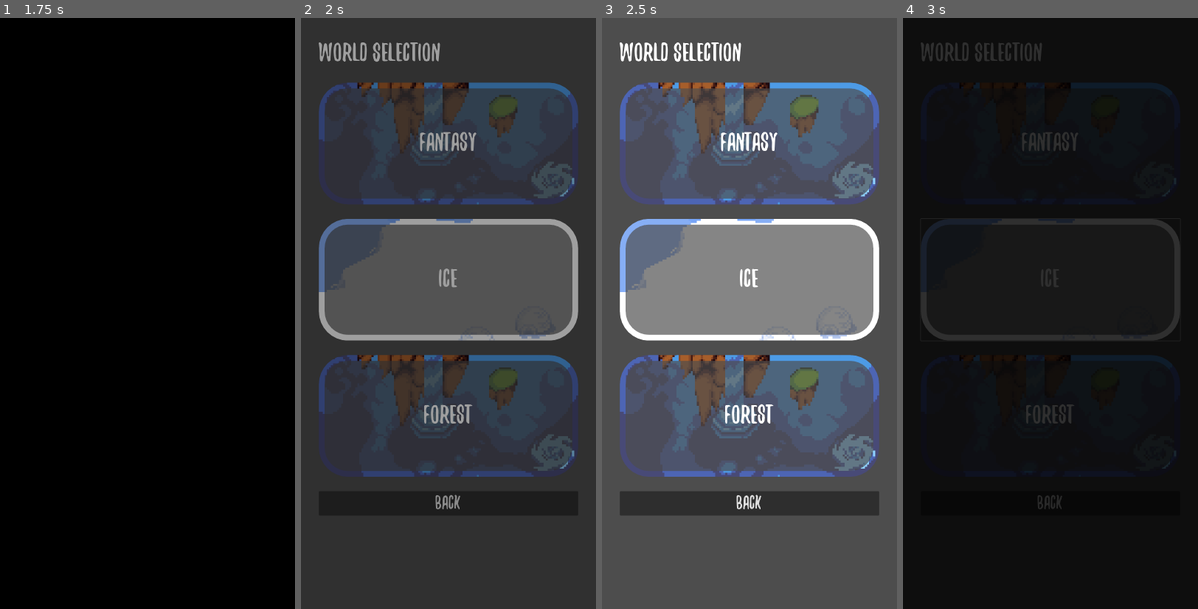
Above: before the commit, frames 1-4 (left to right).
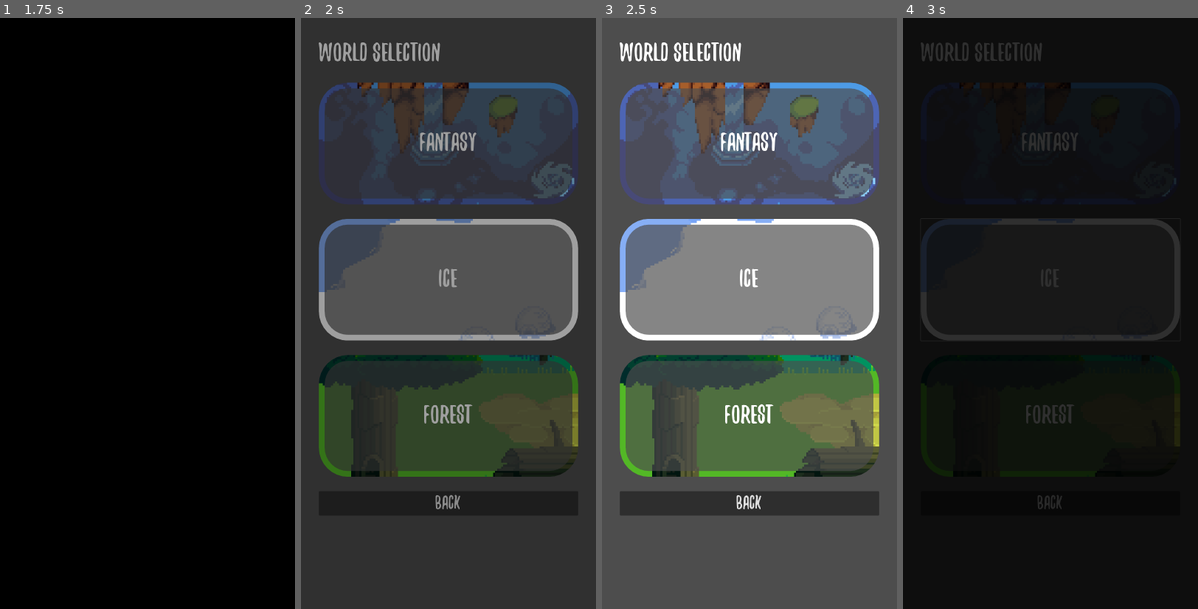
Above: after the commit, the same moments.

Repository: FrostedPhoneixStudio/Happy-Ball
Game: Godot game, scene res://Scenes/Main/Main.tscn
Two runs of this game, one before a commit and one after it. Both use one fixed random seed, a clock stepped at 60 frames per second and the inputs below.
Inputs:
- Up to frame 1 (1.75 s): click "Start" at 0.5 s; click "Start" at 1.25 s
- Up to frame 2 (2 s): no input
- Up to frame 3 (2.5 s): click "Fantasy" at 2 s
- Up to frame 4 (3 s): click "Ice" at 2.75 s

Frame 1 is identical in both runs. In frame 2, 11% of the frame differs, in the area x 6-94%, y 57-78%; in frame 3, 17%; in frame 4, 1.0%.

Commit message:
started adding forest level

Diff:
--- /dev/null
+++ b/Scenes/Balls/GreenBall/GreenBall.tscn
@@ -0,0 +1,25 @@
+[gd_scene load_steps=4 format=3 uid="uid://cge0bk68t5lyx"]
+
+[ext_resource type="Script" path="res://Scenes/Balls/RedBall/RedBall.gd" id="1_rwx6x"]
+[ext_resource type="Texture2D" uid="uid://c2o02sa6yxm4h" path="res://Images/World_3/Green Ball Transparent.png" id="2_yhpsu"]
+
+[sub_resource type="CircleShape2D" id="CircleShape2D_i15jf"]
+radius = 59.0
+
+[node name="Player" type="CharacterBody2D"]
+script = ExtResource("1_rwx6x")
+
+[node name="Sprite2D" type="Sprite2D" parent="."]
+position = Vector2(0, -63)
+scale = Vector2(2, 2)
+texture = ExtResource("2_yhpsu")
+hframes = 5
+
+[node name="CollisionShape2D" type="CollisionShape2D" parent="."]
+position = Vector2(0, -63)
+shape = SubResource("CircleShape2D_i15jf")
+
+[node name="VisibleOnScreenNotifier2D" type="VisibleOnScreenNotifier2D" parent="."]
+position = Vector2(1, -130)
+
+[connection signal="screen_exited" from="VisibleOnScreenNotifier2D" to="." method="_on_visible_on_screen_notifier_2d_screen_exited"]
--- /dev/null
+++ b/Scenes/Level/Level_Forest/Level_Forest.tscn
@@ -0,0 +1,43 @@
+[gd_scene load_steps=7 format=3 uid="uid://pin2u5syt68h"]
+
+[ext_resource type="Script" path="res://Scenes/Level/Level_1/Level.gd" id="1_bjq1f"]
+[ext_resource type="PackedScene" uid="uid://cge0bk68t5lyx" path="res://Scenes/Balls/GreenBall/GreenBall.tscn" id="2_1rbsd"]
+[ext_resource type="PackedScene" uid="uid://c6inox8k1uonk" path="res://Scenes/Level/Background/Background.tscn" id="2_kb4uc"]
+[ext_resource type="Texture2D" uid="uid://dj3uvdjm01hx" path="res://Images/World_3/bg-forest.png" id="3_qbl5k"]
+[ext_resource type="Script" path="res://Scenes/Level/Level_1/Camera2D.gd" id="5_p7i2j"]
+[ext_resource type="PackedScene" uid="uid://e7ebdnq76ohl" path="res://Scenes/UI/UI.tscn" id="6_bj4pc"]
+
+[node name="LevelForest" type="Node2D"]
+script = ExtResource("1_bjq1f")
+leaderboard_index = 2
+platform_weights = {
+"res://Scenes/Platforms/BouncyPlatform/BouncyPlatform.tscn": 2,
+"res://Scenes/Platforms/NormalPlatform/NormalPlatform.tscn": 10,
+"res://Scenes/Platforms/SpikyPlatform/SpikyPlatform.tscn": 1
+}
+
+[node name="Background" parent="." instance=ExtResource("2_kb4uc")]
+texture = ExtResource("3_qbl5k")
+
+[node name="Camera2D" type="Camera2D" parent="." node_paths=PackedStringArray("target")]
+script = ExtResource("5_p7i2j")
+target = NodePath("../Player")
+
+[node name="Platforms" type="Node2D" parent="."]
+
+[node name="Player" parent="." instance=ExtResource("2_1rbsd")]
+position = Vector2(512, 0)
+
+[node name="UI" parent="." instance=ExtResource("6_bj4pc")]
+
+[node name="GameTimer" type="Timer" parent="."]
+wait_time = 60.0
+one_shot = true
+autostart = true
+
+[node name="ClockSpawnTimer" type="Timer" parent="."]
+wait_time = 20.0
+autostart = true
+
+[connection signal="timeout" from="GameTimer" to="." method="_on_game_timer_timeout"]
+[connection signal="timeout" from="ClockSpawnTimer" to="." method="_on_clock_spawn_timer_timeout"]
--- a/Scenes/Menus/WorldSelectMenu/WorldSelectMenu.tscn
+++ b/Scenes/Menus/WorldSelectMenu/WorldSelectMenu.tscn
@@ -1,10 +1,11 @@
-[gd_scene load_steps=6 format=3 uid="uid://ucprdptrya8l"]
+[gd_scene load_steps=7 format=3 uid="uid://ucprdptrya8l"]
 
 [ext_resource type="Script" path="res://Scenes/Menus/WorldSelectMenu/WorldSelectMenu.gd" id="1_whwk6"]
 [ext_resource type="Theme" uid="uid://c3gbnda0qarvm" path="res://Theme.tres" id="2_p80yi"]
 [ext_resource type="PackedScene" uid="uid://b464uo2kmgrf8" path="res://Scenes/Menus/WorldSelectMenu/WorldSelectButton.tscn" id="3_pp6fl"]
 [ext_resource type="Texture2D" uid="uid://cs341e7qdoswk" path="res://Images/World_1/BGFantasy.png" id="4_swhjq"]
 [ext_resource type="Texture2D" uid="uid://b8137rj5iq6sj" path="res://Images/World_2/BG.png" id="5_ftkoj"]
+[ext_resource type="Texture2D" uid="uid://dj3uvdjm01hx" path="res://Images/World_3/bg-forest.png" id="6_bbsqj"]
 
 [node name="WorldSelectMenu" type="CanvasLayer"]
 script = ExtResource("1_whwk6")
@@ -46,8 +47,8 @@
 [node name="ForestButton" parent="CenterContainer/VBoxContainer2/VBoxContainer" instance=ExtResource("3_pp6fl")]
 layout_mode = 2
 text = "Forest"
-level_path = "res://Scenes/Level/Level_1/Level_1.tscn"
-background_texture = ExtResource("4_swhjq")
+level_path = "res://Scenes/Level/Level_Forest/Level_Forest.tscn"
+background_texture = ExtResource("6_bbsqj")
 
 [node name="Button" type="Button" parent="CenterContainer/VBoxContainer2/VBoxContainer"]
 layout_mode = 2
--- /dev/null
+++ b/Scenes/Platforms/MonkeyPlatform/MonkeyPlatform.tscn
@@ -0,0 +1,3 @@
+[gd_scene format=3 uid="uid://bdyowu4yvunie"]
+
+[node name="MonkeyPlatform" type="Node2D"]
--- a/Scenes/UI/DeathScreen/DeathScreen.tscn
+++ b/Scenes/UI/DeathScreen/DeathScreen.tscn
@@ -9,34 +9,6 @@
 corner_radius_top_right = 50
 corner_radius_bottom_right = 50
 corner_radius_bottom_left = 50
-
-[sub_resource type="Animation" id="Animation_pgkcm"]
-resource_name = "open"
-length = 0.8
-tracks/0/type = "value"
-tracks/0/imported = false
-tracks/0/enabled = true
-tracks/0/path = NodePath(".:position")
-tracks/0/interp = 1
-tracks/0/loop_wrap = true
-tracks/0/keys = {
-"times": PackedFloat32Array(0, 0.8),
-"transitions": PackedFloat32Array(0.129408, 1),
-"update": 0,
-"values": [Vector2(-1500, 0), Vector2(0, 0)]
-}
-tracks/1/type = "value"
-tracks/1/imported = false
-tracks/1/enabled = true
-tracks/1/path = NodePath(".:visible")
-tracks/1/interp = 1
-tracks/1/loop_wrap = true
-tracks/1/keys = {
-"times": PackedFloat32Array(0),
-"transitions": PackedFloat32Array(1),
-"update": 1,
-"values": [true]
-}
 
 [sub_resource type="Animation" id="Animation_vd0cw"]
 length = 0.001
@@ -93,6 +65,34 @@
 "values": [false]
 }
 
+[sub_resource type="Animation" id="Animation_pgkcm"]
+resource_name = "open"
+length = 0.8
+tracks/0/type = "value"
+tracks/0/imported = false
+tracks/0/enabled = true
+tracks/0/path = NodePath(".:position")
+tracks/0/interp = 1
+tracks/0/loop_wrap = true
+tracks/0/keys = {
+"times": PackedFloat32Array(0, 0.8),
+"transitions": PackedFloat32Array(0.129408, 1),
+"update": 0,
+"values": [Vector2(-1500, 0), Vector2(0, 0)]
+}
+tracks/1/type = "value"
+tracks/1/imported = false
+tracks/1/enabled = true
+tracks/1/path = NodePath(".:visible")
+tracks/1/interp = 1
+tracks/1/loop_wrap = true
+tracks/1/keys = {
+"times": PackedFloat32Array(0),
+"transitions": PackedFloat32Array(1),
+"update": 1,
+"values": [true]
+}
+
 [sub_resource type="AnimationLibrary" id="AnimationLibrary_3dulo"]
 _data = {
 "RESET": SubResource("Animation_vd0cw"),
@@ -105,8 +105,8 @@
 anchors_preset = 15
 anchor_right = 1.0
 anchor_bottom = 1.0
-offset_right = 2048.0
-offset_bottom = 4096.0
+offset_right = 3072.0
+offset_bottom = 6144.0
 grow_horizontal = 2
 grow_vertical = 2
 script = ExtResource("1_b0w0a")
--- a/Scenes/UI/PauseScreen/PauseScreen.tscn
+++ b/Scenes/UI/PauseScreen/PauseScreen.tscn
@@ -105,8 +105,8 @@
 anchors_preset = 15
 anchor_right = 1.0
 anchor_bottom = 1.0
-offset_right = 2048.0
-offset_bottom = 4096.0
+offset_right = 3072.0
+offset_bottom = 6144.0
 grow_horizontal = 2
 grow_vertical = 2
 script = ExtResource("1_24wsa")
--- a/Scenes/UI/UI.tscn
+++ b/Scenes/UI/UI.tscn
@@ -15,8 +15,8 @@
 
 [node name="PauseScreen" parent="." instance=ExtResource("2_wtk16")]
 process_mode = 3
-offset_right = 3072.0
-offset_bottom = 6144.0
+offset_right = 4096.0
+offset_bottom = 8192.0
 
 [node name="Timer" parent="." instance=ExtResource("1_kn3tk")]
 offset_right = 431.0
@@ -28,8 +28,8 @@
 offset_bottom = 230.0
 
 [node name="DeathScreen" parent="." instance=ExtResource("4_w3qhg")]
-offset_right = 3072.0
-offset_bottom = 6144.0
+offset_right = 4096.0
+offset_bottom = 8192.0
 
 [node name="PauseButton" type="Button" parent="."]
 offset_left = 874.0
Binary file added: Images/World_3/Bird Frame 1.png
Not shown, added: Images/World_3/Bird Frame 1.png.import
Binary file added: Images/World_3/Bird Frame 2.png
Not shown, added: Images/World_3/Bird Frame 2.png.import
Binary file added: Images/World_3/Coin.png
Not shown, added: Images/World_3/Coin.png.import
Binary file added: Images/World_3/Grab Ball.png
Not shown, added: Images/World_3/Grab Ball.png.import
Binary file added: Images/World_3/Green Ball Transparent.png
Not shown, added: Images/World_3/Green Ball Transparent.png.import
Not shown, added: Images/World_3/Happy_Ball_2D_-_The_Forest.ogg.import
Binary file added: Images/World_3/Idle 1.png
(and 23 more such lines)
